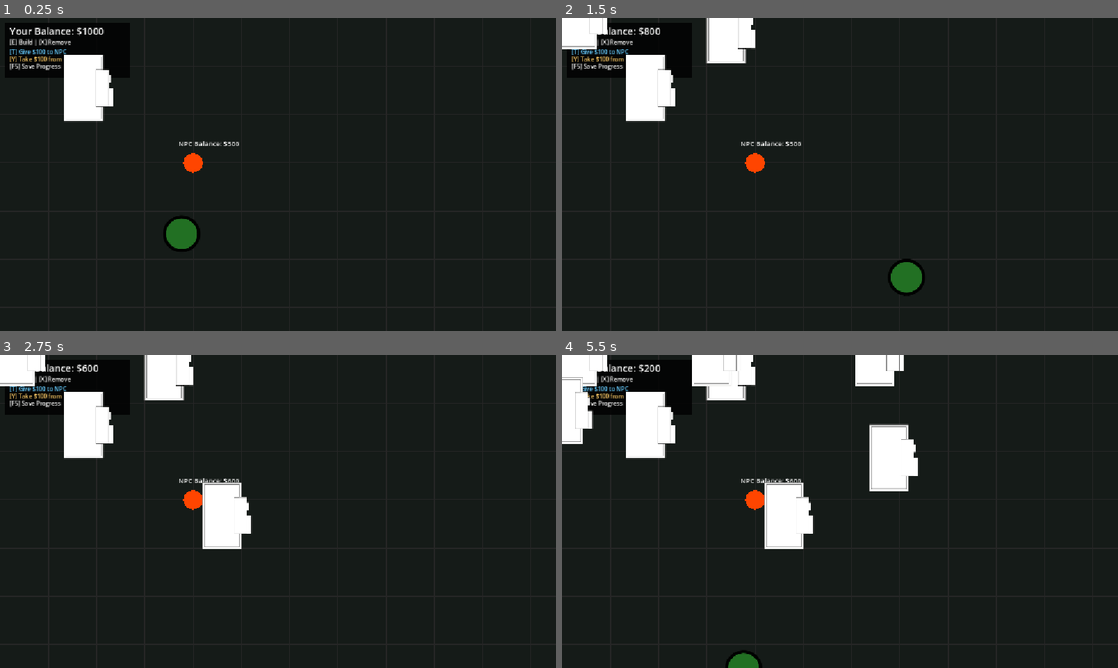
Above: before the commit, frames 1-4 (two rows, left to right).
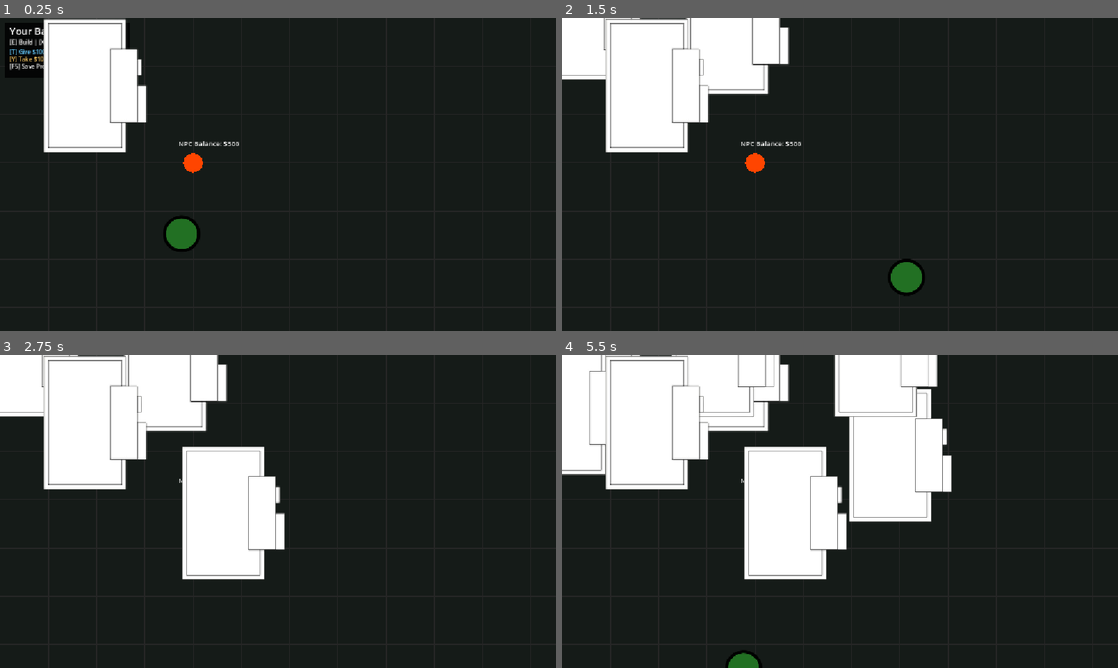
Above: after the commit, the same moments.

Repository: takoedelo6/2d_bigdata
Game: Godot game, scene res://main.tscn
Two runs of this game, one before a commit and one after it. Both use one fixed random seed, a clock stepped at 60 frames per second and the inputs below.
Inputs (mouse positions are in pixels of both pictures, inside the frame that each line leads up to):
- Up to frame 1 (0.25 s): no input
- Up to frame 2 (1.5 s): tap Enter at 0.5 s; move the mouse to (962, 158) at 0.52 s; hold D 0.53-1.28 s; tap E at 0.6, 1.35 s; click (962, 158) at 0.67 s; move the mouse to (728, 190) at 1.27 s; hold S from 1.28 s (still down)
- Up to frame 3 (2.75 s): move the mouse to (333, 442) at 2.02 s; release S at 2.03 s; hold D from 2.03 s (still down); tap T at 2.1 s; tap E at 2.3 s
- Up to frame 4 (5.5 s): tap Space at 2.75 s; move the mouse to (812, 574) at 2.77 s; release D at 2.78 s; hold W 2.78-3.53 s; tap Y at 2.85 s; click (812, 574) at 2.92 s; tap E at 3.05, 3.6, 4.35, 5.3 s; move the mouse to (1006, 558) at 3.52 s; hold A 3.53-5.03 s; move the mouse to (673, 464) at 4.27 s; move the mouse to (867, 511) at 5.02 s; hold S from 5.03 s (still down); tap T at 5.1 s; click (867, 511) at 5.17 s

The runs differ from the first frame. In frame 1, 5.5% of the frame differs, in the area x 7-27%, y 0-44%; in frame 2, 9.0%; in frame 3, 14%; in frame 4, 22%, in the area x 0-71%, y 0-72%.

Commit message:
Player and Home

Diff:
--- a/graph.gd
+++ b/graph.gd
@@ -3,7 +3,7 @@
 var speed = 450.0
 @onready var grid = $"../Grid"
 
-func _physics_process(_delta):
+func _physics_process(delta):
 	var direction = Vector2.ZERO
 	if Input.is_physical_key_pressed(KEY_W): direction.y -= 1
 	if Input.is_physical_key_pressed(KEY_S): direction.y += 1
@@ -11,16 +11,12 @@
 	if Input.is_physical_key_pressed(KEY_D): direction.x += 1
 
 	if direction != Vector2.ZERO:
-		velocity = direction.normalized() * speed
-	else:
-		velocity = velocity.move_toward(Vector2.ZERO, speed * 0.2)
-	move_and_slide()
+		grid.move_character(direction.normalized() * speed * delta)
 
 func _input(event):
 	if event is InputEventKey and event.pressed:
-		var distance = global_position.distance_to(grid.npc_position)
-
-		# Если мы стоим рядом (ближе 120 пикселей)
+		var distance = grid.get_distance_character_to_npc()
+		# Если мы стоим рядом (ближе 120 пикселей в координатах карты)
 		if distance < 120.0:
 			if event.keycode == KEY_T:
 				grid.give_money_to_npc()
--- a/grid.gd
+++ b/grid.gd
@@ -7,6 +7,9 @@
 var npc_balance_usd = 500.0
 var is_selected = false
 
+# Позиция персонажа в координатах мира (без учёта зума и смещения камеры)
+var character_world_pos: Vector2 = Vector2.ZERO
+
 # --- РЕСУРСЫ ---
 var house_scene = preload("res://home.tscn")
 
@@ -15,6 +18,7 @@
 
 # --- ССЫЛКИ ---
 @onready var character = $"../Graph"
+@onready var initial_home := get_node_or_null("../Home")
 
 # --- НАВИГАЦИЯ ---
 var map_offset = Vector2.ZERO
@@ -23,6 +27,17 @@
 var max_zoom = 8.0
 
 func _ready():
+	# Стартовая позиция персонажа берётся из сцены,
+	# а затем может быть переопределена сохранением.
+	character_world_pos = character.position
+	character.set_meta("world_pos", character_world_pos)
+	character.add_to_group("world_objects")
+
+	# Стартовый дом из сцены тоже считаем объектом мира
+	if initial_home:
+		initial_home.set_meta("world_pos", initial_home.position)
+		initial_home.add_to_group("world_objects")
+
 	load_session()
 
 # Функция: Игрок дает деньги NPC
@@ -43,9 +58,18 @@
 	else:
 		print("У NPC закончились деньги!")
 
+func move_character(delta_pos: Vector2) -> void:
+	# Двигаем персонажа в координатах мира
+	character_world_pos += delta_pos
+	character.set_meta("world_pos", character_world_pos)
+
+func get_distance_character_to_npc() -> float:
+	# Расстояние в координатах мира
+	return character_world_pos.distance_to(npc_position)
+
 func save_session():
 	var config = ConfigFile.new()
-	config.set_value("session", "character_pos", character.global_position)
+	config.set_value("session", "character_pos", character_world_pos)
 	config.set_value("session", "map_offset", map_offset)
 	config.set_value("session", "zoom_level", float(zoom_level))
 	config.set_value("session", "balance", balance_usd)
@@ -55,7 +79,8 @@
 func load_session():
 	var config = ConfigFile.new()
 	if config.load(SAVE_PATH) == OK:
-		character.global_position = config.get_value("session", "character_pos", Vector2.ZERO)
+		character_world_pos = config.get_value("session", "character_pos", character.position)
+		character.set_meta("world_pos", character_world_pos)
 		map_offset = config.get_value("session", "map_offset", Vector2.ZERO)
 		zoom_level = config.get_value("session", "zoom_level", 1.0)
 		balance_usd = config.get_value("session", "balance", 1000.0)
@@ -64,12 +89,12 @@
 func _process(_delta):
 	queue_redraw()
 
-	# Обновляем позицию домов так, чтобы они "жили" на карте,
-	# а не были приклеены к экрану (учитываем зум и смещение карты).
-	for house in get_tree().get_nodes_in_group("homes"):
-		if house.has_meta("map_pos"):
-			var map_pos = house.get_meta("map_pos")
-			house.position = map_pos * zoom_level + map_offset
+	# Обновляем позицию и масштаб всех объектов мира (игрок и дома)
+	for node in get_tree().get_nodes_in_group("world_objects"):
+		if node.has_meta("world_pos"):
+			var world_pos = node.get_meta("world_pos")
+			node.position = world_pos * zoom_level + map_offset
+			node.scale = Vector2(zoom_level, zoom_level)
 
 func _draw():
 	var view_size = get_viewport_rect().size
@@ -102,8 +127,8 @@
 		if event.keycode == KEY_E:
 			if balance_usd >= 100.0:
 				var house = house_scene.instantiate()
-				house.set_meta("map_pos", character.global_position)
-				house.add_to_group("homes")
+				house.set_meta("world_pos", character_world_pos)
+				house.add_to_group("world_objects")
 				add_child(house)
 				balance_usd -= 100.0
 
--- a/main.tscn
+++ b/main.tscn
@@ -15,10 +15,10 @@
 [node name="Graph" type="CharacterBody2D" parent="."]
 script = ExtResource("1_ig7tw")
 
-[node name="Sprite2D" type="Sprite2D" parent="Graph"]
+[node name="Player" type="Sprite2D" parent="Graph"]
 position = Vector2(372.25, 447)
 scale = Vector2(0.6128205, 0.6)
 texture = ExtResource("4_lquwl")
 
-[node name="Sprite2D" parent="." instance=ExtResource("4_1bvp3")]
+[node name="Home" parent="." instance=ExtResource("4_1bvp3")]
 position = Vector2(170.99997, 150)
